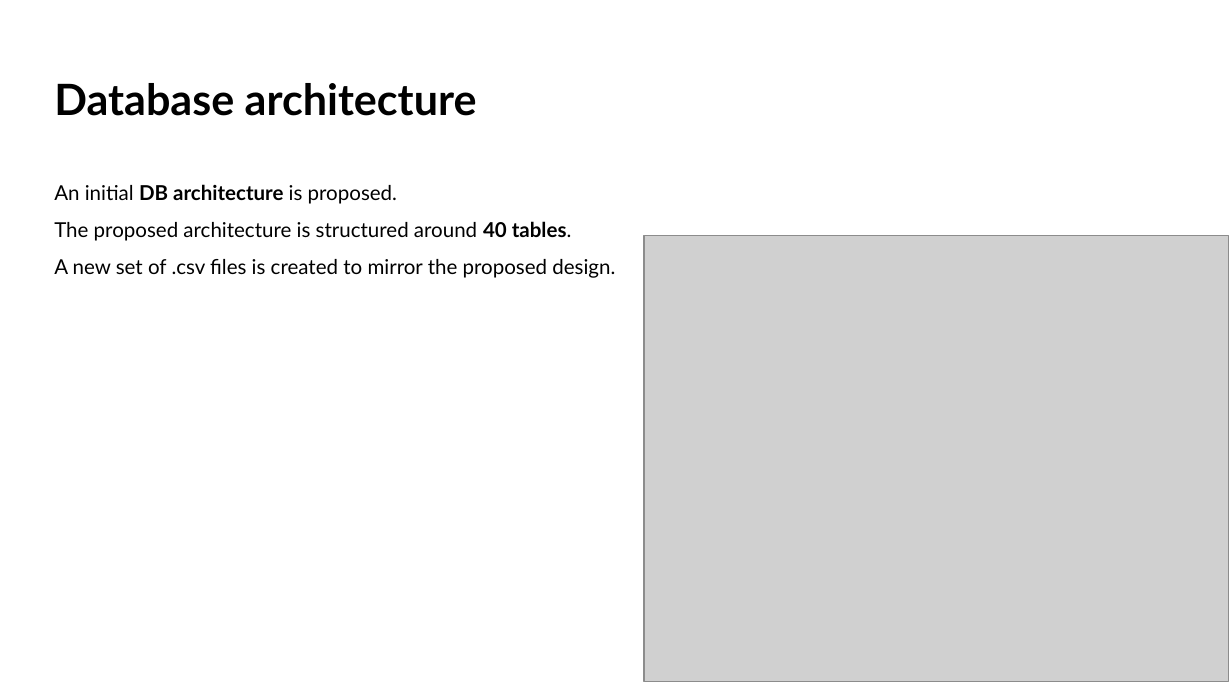
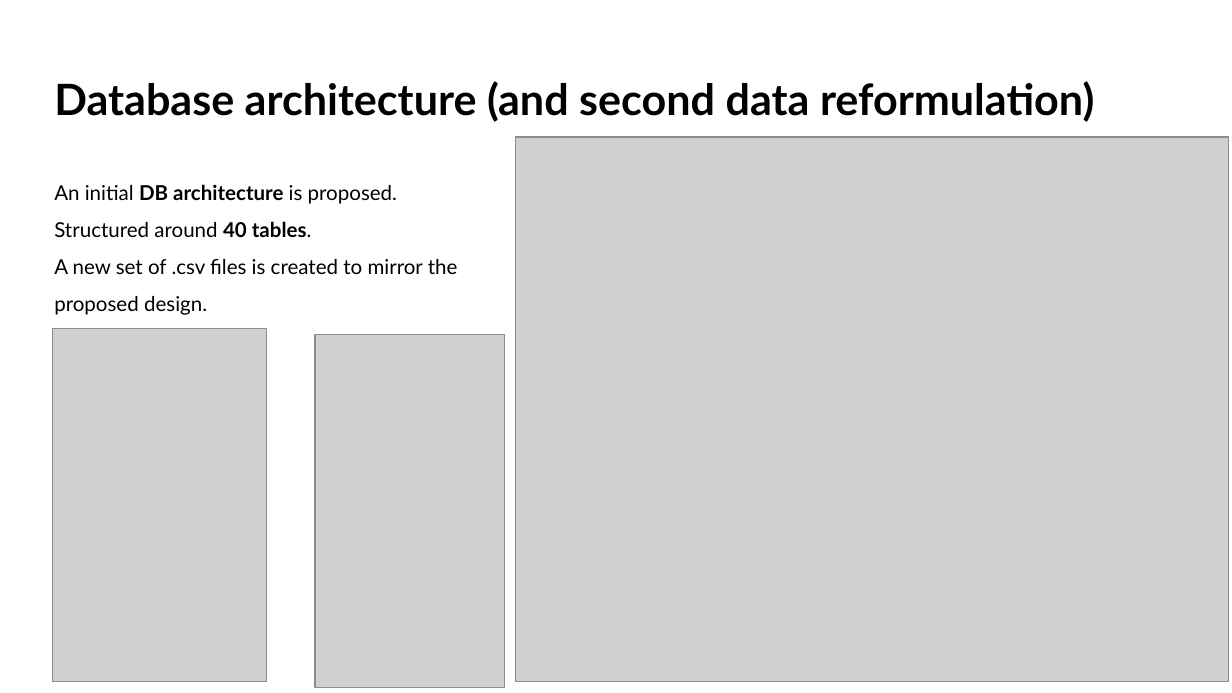
Before and after one commit to iberius96/DP_DPI, a slide deck: slide 8 of Presentation_Samuele_Ceol.pptx. Drawn at 1232x693 pixels with LibreOffice and Linux fonts; fonts in the diff are those of the drawing; grey boxes stand for pictures. Boxes give left, top, right and bottom in pixels: in the first picture for what was removed or moved away, otherwise in the second. Text is boxed around its words. In the diff, an @@ line names an element or a change of style, - is before the commit and + after.

```diff
--- a/Presentation_Samuele_Ceol.pptx
+++ b/Presentation_Samuele_Ceol.pptx
@@ title at [54,81,1094,122]: text changed @@
-Database architecture
+Database architecture (and second data reformulation)
@@ picture: place and size @@
-picture at [644,235,1228,681]
+picture at [516,137,1228,681]
@@ text at [54,221,312,237]: text changed @@
-The proposed architecture is structured around 40 tables.
+Structured around 40 tables.
@@ picture added at [52,329,266,683] @@
@@ picture added at [315,334,505,687] @@
```
Also in this commit, not shown: 5 other slides changed, 6 slides added, 3 slides removed, 10 other files.
